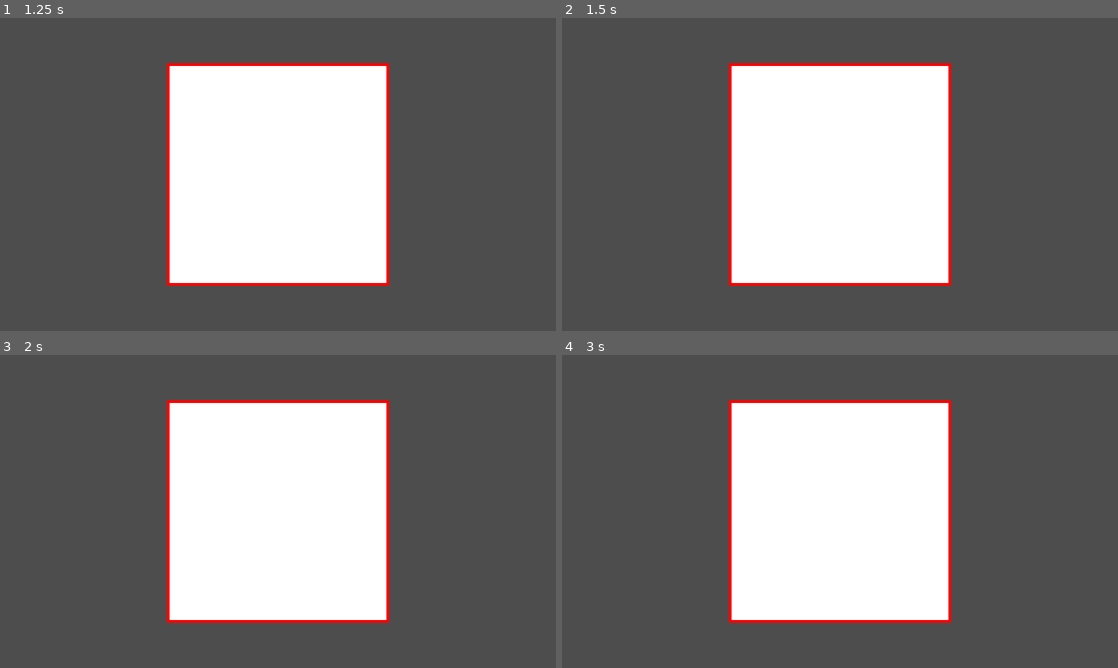
Above: before the commit, frames 1-4 (two rows, left to right).
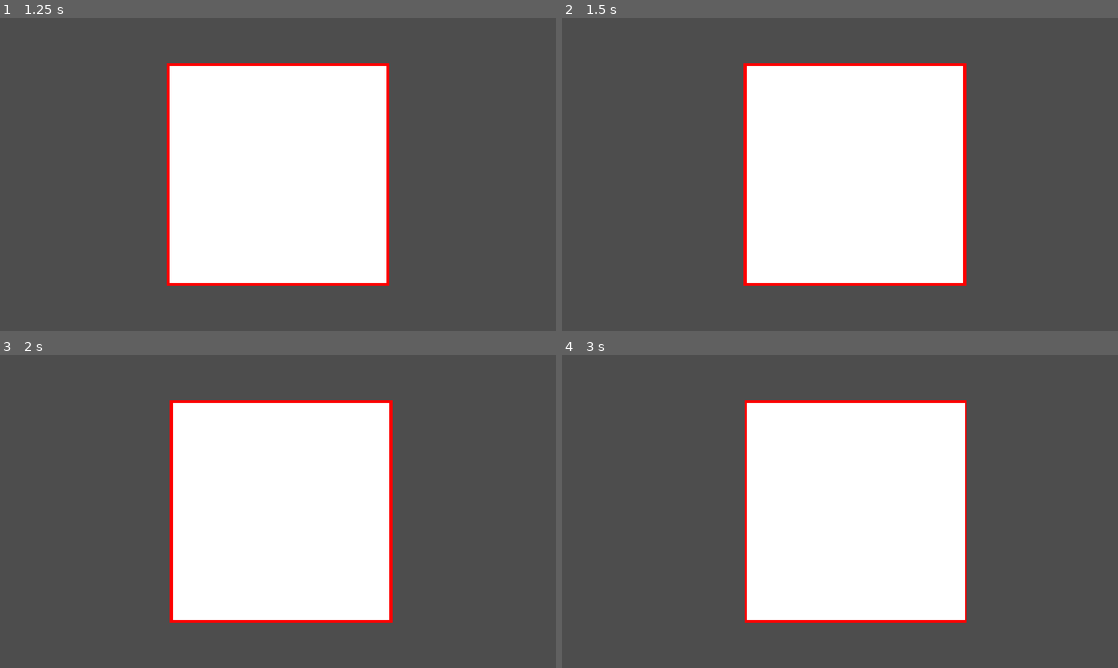
Above: after the commit, the same moments.

Repository: DeepRestGames/global-game-jam-2026
Game: Godot game, scene res://Scenes/main_menu.tscn
Same seed, same stepped clock (60 frames per second), same inputs: the game is played once before the commit and once after it. The engine's default icon, where the game draws it, is replaced by a stand-in: a white triangle on a blue panel in a dark square.
Inputs:
- Up to frame 1 (1.25 s): click "Start" at 0.5 s
- Up to frame 2 (1.5 s): tap Enter (shake_screen, bound only after the commit) at 1.25 s; hold Enter (shake_screen, bound only after the commit) from 1.28 s (still down)
- Up to frame 3 (2 s): keep holding Enter (shake_screen, bound only after the commit)
- Up to frame 4 (3 s): tap Space at 2 s; release Enter (shake_screen, bound only after the commit) at 2.03 s; tap Enter (shake_screen, bound only after the commit) at 2.1, 2.75 s; hold Enter (shake_screen, bound only after the commit) from 2.78 s (still down)

Frame 1 is identical in both runs. In frame 2, 4.6% of the frame differs, in the area x 30-73%, y 14-86%; in frame 3, 1.6%; in frame 4, 4.6%.

Commit message:
Add simple screenshake

Diff:
--- a/global-game-jam-2026/Scenes/game_scene.tscn
+++ b/global-game-jam-2026/Scenes/game_scene.tscn
@@ -1,5 +1,6 @@
 [gd_scene format=3 uid="uid://c631y1i5alxpx"]
 
+[ext_resource type="Script" uid="uid://co0xlb5mcbjqu" path="res://scripts/environment/camera.gd" id="1_b6fju"]
 [ext_resource type="Script" uid="uid://bk3s2boednv7" path="res://scripts/environment/ring.gd" id="1_x87qo"]
 
 [sub_resource type="WorldBoundaryShape2D" id="WorldBoundaryShape2D_oqyrl"]
@@ -37,6 +38,7 @@
 [node name="GameScene" type="Node2D" unique_id=2085927401]
 
 [node name="Camera2D" type="Camera2D" parent="." unique_id=1601739812]
+script = ExtResource("1_b6fju")
 
 [node name="Ring" type="Node2D" parent="." unique_id=472433510]
 script = ExtResource("1_x87qo")
--- a/global-game-jam-2026/project.godot
+++ b/global-game-jam-2026/project.godot
@@ -22,6 +22,14 @@
 window/size/mode=3
 window/stretch/mode="canvas_items"
 
+[input]
+
+shake_screen={
+"deadzone": 0.2,
+"events": [Object(InputEventKey,"resource_local_to_scene":false,"resource_name":"","device":-1,"window_id":0,"alt_pressed":false,"shift_pressed":false,"ctrl_pressed":false,"meta_pressed":false,"pressed":false,"keycode":0,"physical_keycode":4194309,"key_label":0,"unicode":0,"location":0,"echo":false,"script":null)
+]
+}
+
 [physics]
 
 3d/physics_engine="Jolt Physics"
--- /dev/null
+++ b/global-game-jam-2026/scripts/environment/camera.gd
@@ -0,0 +1,39 @@
+class_name Camera
+extends Camera2D
+
+#region Signals
+#endregion
+#region Enums
+#endregion
+#region Constants
+#endregion
+#region Static Variables
+#endregion
+#region @export Variables
+@export var screenshake_strength: float = 50
+@export var falloff_factor: float = 0.95
+#endregion
+#region Regular Variables
+#endregion
+#region @onready Variables
+#endregion
+
+#region Event Methods
+func _input(event: InputEvent) -> void:
+	if event.is_action_pressed("shake_screen"):
+		shake(Vector2.LEFT, screenshake_strength)
+
+
+func _process(delta: float) -> void:
+	offset *= falloff_factor
+#endregion
+#region Signal Handlers
+#endregion
+#region Regular Methods
+func shake(dir: Vector2, amount: float):
+	offset += dir * amount
+
+
+func _get_random_dir():
+	return Vector2.from_angle(randf_range(0, 360)).normalized()
+#endregion
Not shown, added: global-game-jam-2026/scripts/environment/camera.gd.uid
